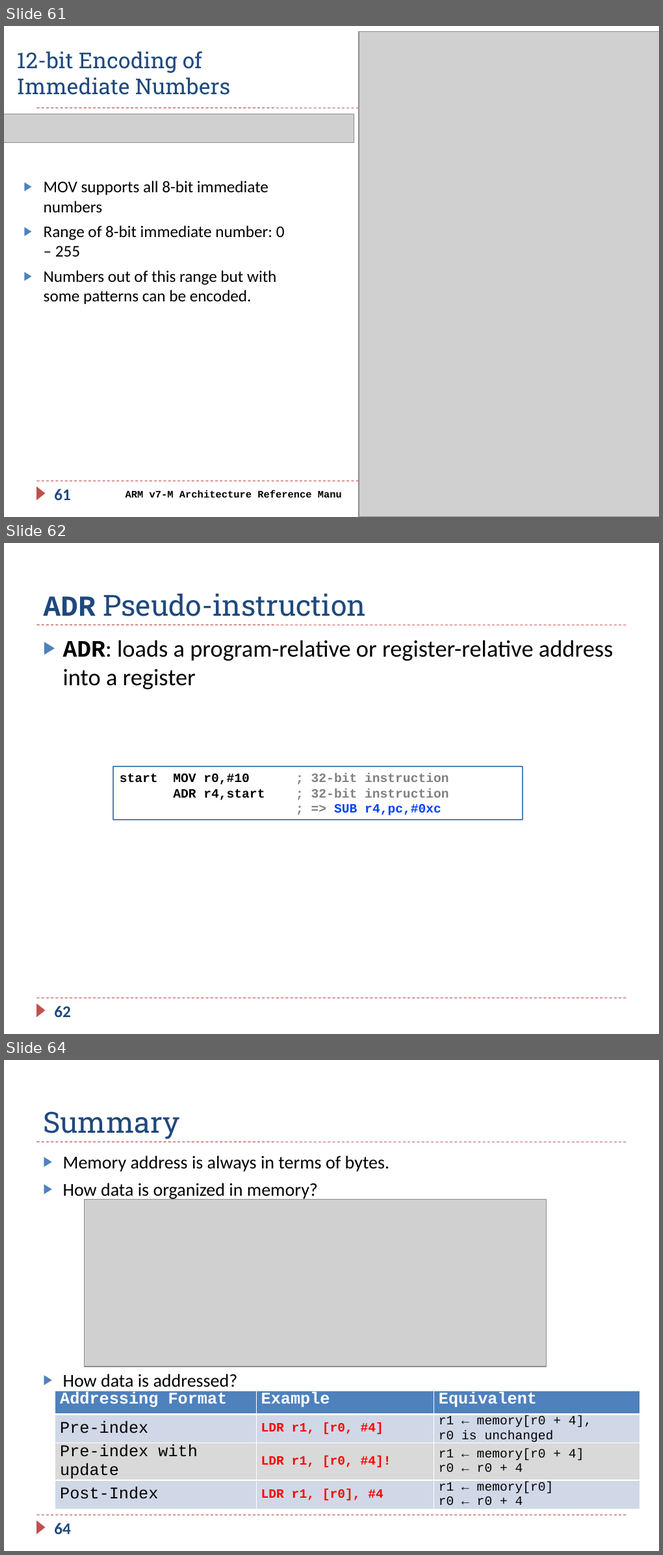
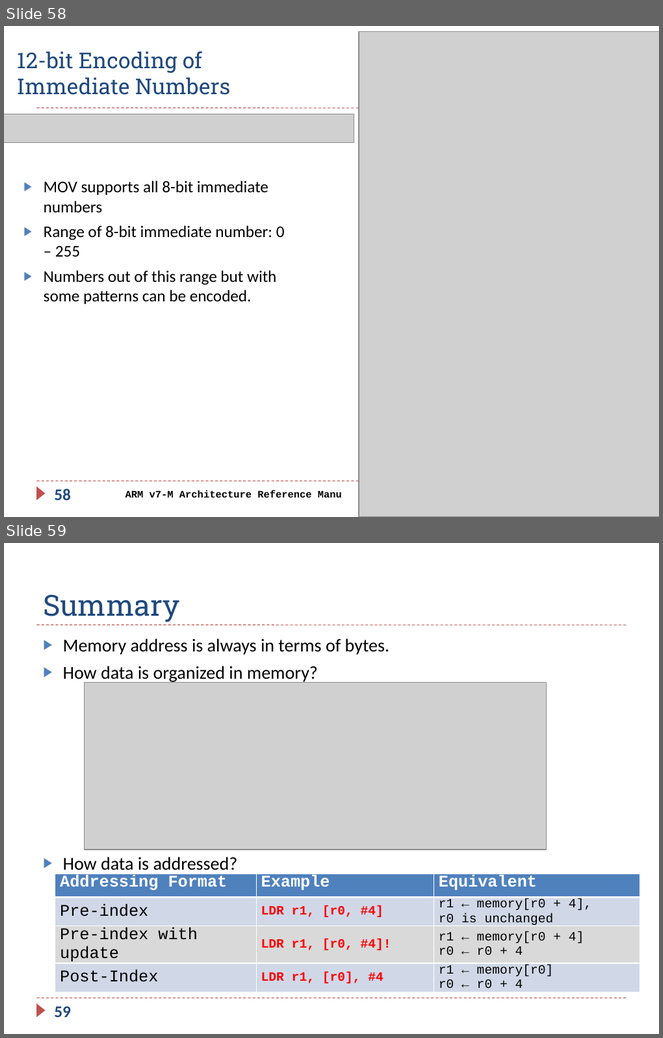
Before and after one commit to guhofstra/CSC111Fa25, a slide deck: PPTs/Ch5 ARM Load Store.pptx. Shown one above the other, each under a label of ours: slides 61, 62 and 64 before the commit, slides 58 and 59 after it; the slides between them are not shown. The pictures are 663x1555 and 663x1038 pixels, drawn with LibreOffice and Linux fonts; fonts in the diff are those of the drawing; grey boxes stand for pictures. Boxes give left, top, right and bottom in pixels: in the first picture for what was removed or moved away, otherwise in the second. Text is boxed around its words. In the diff, an @@ line names an element or a change of style, - is before the commit and + after.

```diff
--- a/PPTs/Ch5 ARM Load Store.pptx
+++ b/PPTs/Ch5 ARM Load Store.pptx
@@ slide 62 removed at [4, 543, 659, 1034], background #FFFFFF; not listed: 3 template elements that a slide beside it also shows @@
@@ title removed at [43, 594, 366, 616] @@
-ADR Pseudo-instruction
@@ text removed at [63, 640, 613, 690] @@
-▶ ADR: loads a program-relative or register-relative address into a register
@@ rectangle removed at [113, 767, 523, 820] @@
-start MOV r0,#10 ; 32-bit instruction
-ADR r4,start ; 32-bit instruction
-; => SUB r4,pc,#0xc
@@ page number removed at [54, 1006, 71, 1017] @@
-62
@@ what was slide 61 is now slide 58 @@
@@ page number at [54, 489, 71, 500]: text changed @@
-61
+58
@@ what was slide 64 is now slide 59 @@
@@ page number at [54, 1006, 71, 1017]: text changed @@
-64
+59
```
Also in this commit, not shown: 18 slides changed, 4 other slides removed, 12 other files.
